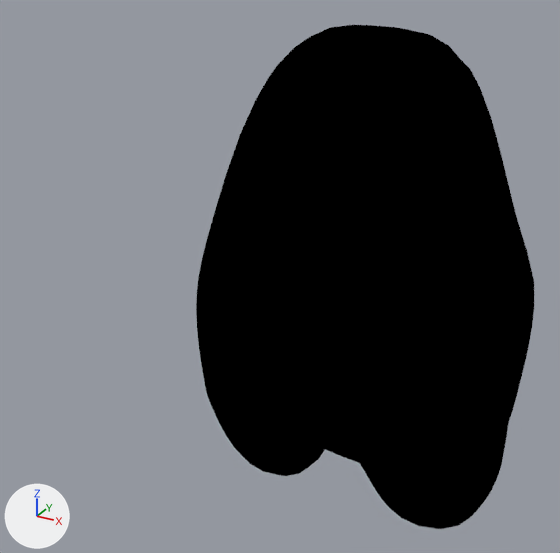
One commit to the Blender file assets/models/feis.blend: the scene before it, then after it.
The view is the same before and after, from a 50 mm lens placed at (1.19, -2.85, 2.46), pointed at (-0.17, -0.38, 1.22). The lights are fixed; the arrows at lower left show +X, +Y and +Z.

The first picture shows 'feis'.
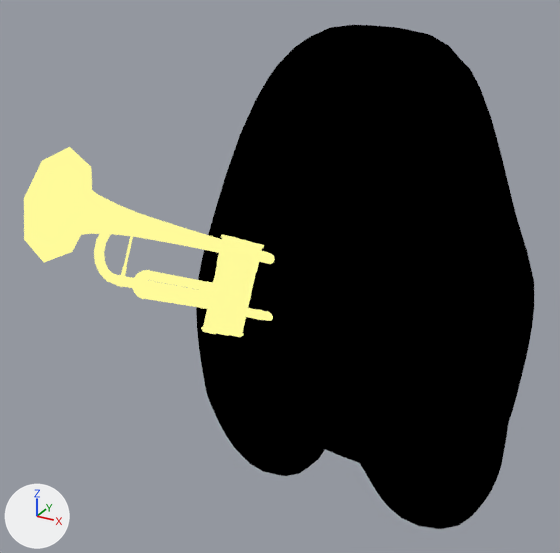
Changed parts and their boxes (x1, y1, x2, y2) in the pictures (560 x 553 px):
'feis', recoloured
    both: (196, 231, 278, 341)
'Trumpet_0', added
    after: (24, 147, 275, 337)

The change, as a diff of the scene's bpy script:
```diff
--- a/assets/models/feis.blend.py
+++ b/assets/models/feis.blend.py
@@ mat_toon @@
 n2 = _N.new('ShaderNodeValToRGB'); n2.name = 'Color Ramp'
 while len(n2.color_ramp.elements) > 1: n2.color_ramp.elements.remove(n2.color_ramp.elements[-1])
-n2.color_ramp.elements[0].position = 0.168; n2.color_ramp.elements[0].color = (0.02, 0.0158, 0.000413, 1.0)
-_e = n2.color_ramp.elements.new(0.273); _e.color = (0.16, 0.122, 0.00244, 1.0)
-_e = n2.color_ramp.elements.new(0.423); _e.color = (1.0, 0.753, 0.00857, 1.0)
+n2.color_ramp.elements[0].position = 0.118; n2.color_ramp.elements[0].color = (0.195, 0.145, 0.0013, 1.0)
+_e = n2.color_ramp.elements.new(0.318); _e.color = (0.855, 0.639, 0.00568, 1.0)
+_e = n2.color_ramp.elements.new(0.677); _e.color = (1.0, 0.963, 0.324, 1.0)
 _L.new(n2.outputs[0], n0.inputs[0])  # 'Color' to 'Surface'
@@ me_trumpet_0 @@
+me_trumpet_0.from_pydata(...)  # 6999 vertices, 3620 faces; spans x -8.6..17.4, y -72.3..10.8, z -5.9..12.2
+me_trumpet_0.materials.append(mat_toon)
@@ ob_trumpet_0 @@
+ob_trumpet_0 = bpy.data.objects.new('Trumpet_0', me_trumpet_0)
+ob_trumpet_0.parent = ob_trumpet
+ob_trumpet_0.location = (-6.3, -30.99, -2.009)
+ob_trumpet_0.rotation_euler = (1.799, 0.468, 0.0)  # degrees (103, 27, 0)
+ob_trumpet_0.scale = (0.153, 0.153, 0.153)
@@ ob_trumpet @@
+ob_trumpet = bpy.data.objects.new('Trumpet', None)
+ob_trumpet.parent = ob_root
+ob_trumpet.location = (-3.705, -0.484, 0.0)
+ob_trumpet.rotation_euler = (0.0, 0.0, 1.571)  # degrees (0, 0, 90)
+ob_trumpet.scale = (0.117, 0.117, 0.117)
@@ ob_root @@
+ob_root = bpy.data.objects.new('Root', None)
+ob_root.parent = ob_sketchfab_model
+ob_root.location = (0.0, 0.0, 0.0)
@@ ob_sketchfab_model @@
+ob_sketchfab_model = bpy.data.objects.new('Sketchfab_model', None)
+ob_sketchfab_model.location = (0.0, 0.0, 0.0)
+ob_sketchfab_model.rotation_euler = (-1.571, 0.0, 0.0)  # degrees (-90, 0, 0)
```
